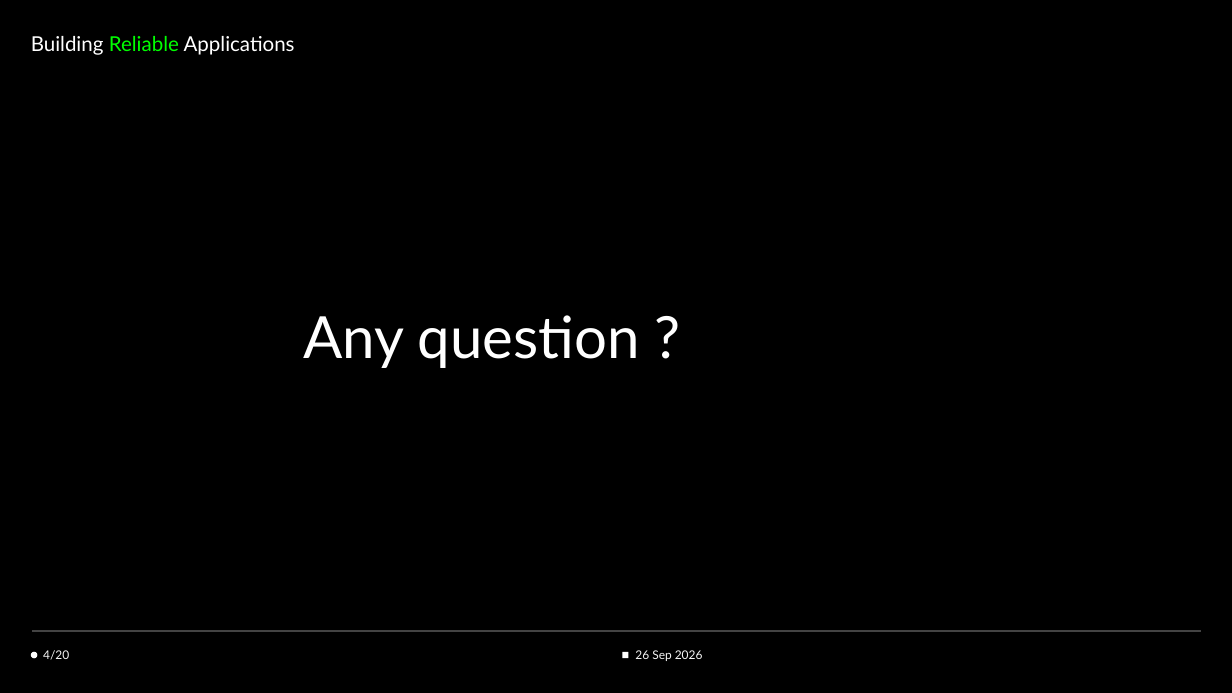
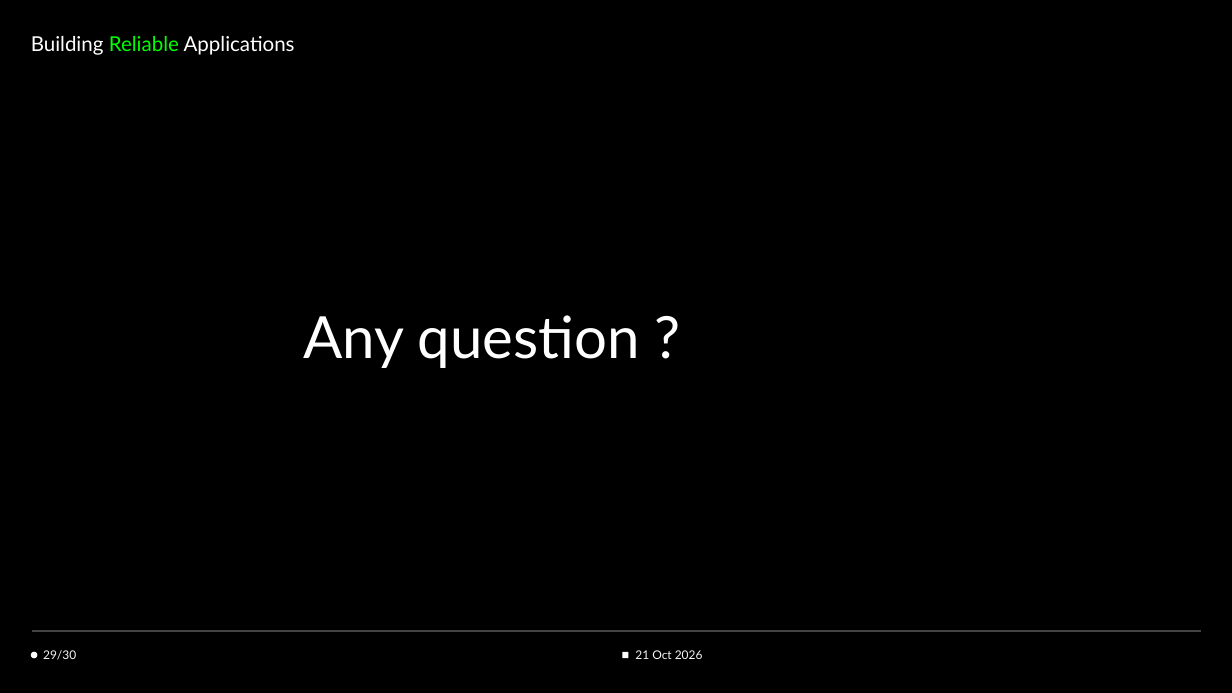
Before and after one commit to mo-waseem/realiable_app, a slide deck: slide 29 of Building Reliable Applications.pptx. Drawn at 1232x693 pixels with LibreOffice and Linux fonts; fonts in the diff are those of the drawing. Boxes give left, top, right and bottom in pixels: in the first picture for what was removed or moved away, otherwise in the second. Text is boxed around its words. In the diff, an @@ line names an element or a change of style, - is before the commit and + after.

```diff
--- a/Building Reliable Applications.pptx
+++ b/Building Reliable Applications.pptx
@@ subtitle at (43, 650, 76, 660): text changed @@
-4/20
+29/30
@@ subtitle at (635, 650, 703, 659): text changed @@
-26 Sep 2026
+21 Oct 2026
```
Also in this commit, not shown: 29 other slides changed, 7 other files.
